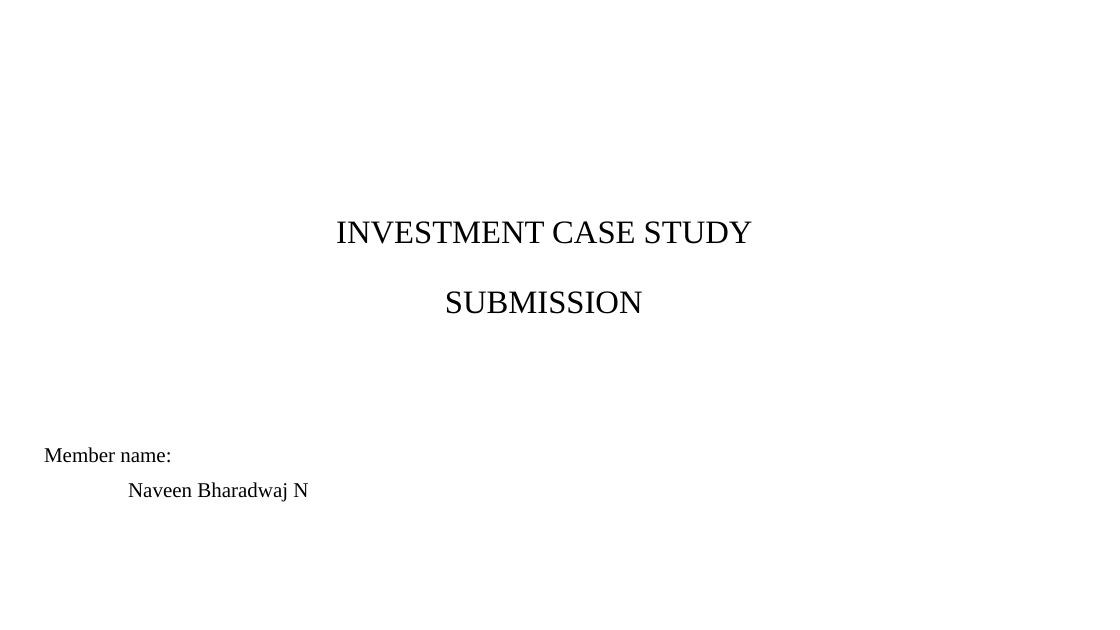
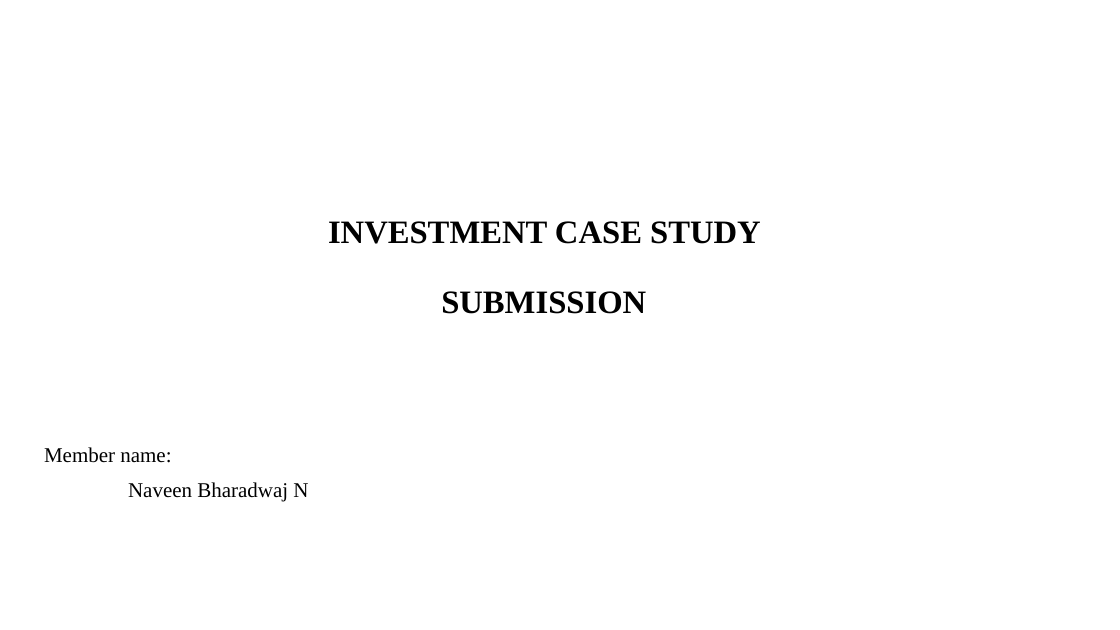
Before and after one commit to Nav33nn/investmentAnalysis, a slide deck: slide 1 of InvestmentAnalysis/results/Spark Funds Presentation.pptx. Drawn at 1120x630 pixels with LibreOffice and Linux fonts; fonts in the diff are those of the drawing; background and template pictures are left out. Boxes give left, top, right and bottom in pixels: in the first picture for what was removed or moved away, otherwise in the second. Text is boxed around its words. In the diff, an @@ line names an element or a change of style, - is before the commit and + after.

Commit message:
Case study - Investment Analysis Complete

```diff
--- a/InvestmentAnalysis/results/Spark Funds Presentation.pptx
+++ b/InvestmentAnalysis/results/Spark Funds Presentation.pptx
@@ title "INVESTMENT CASE STUDY SUBMISSION" at [328,221,761,314]: bold on @@
```
Also in this commit, not shown: 6 slides added, 9 slides removed, 5 other files.
